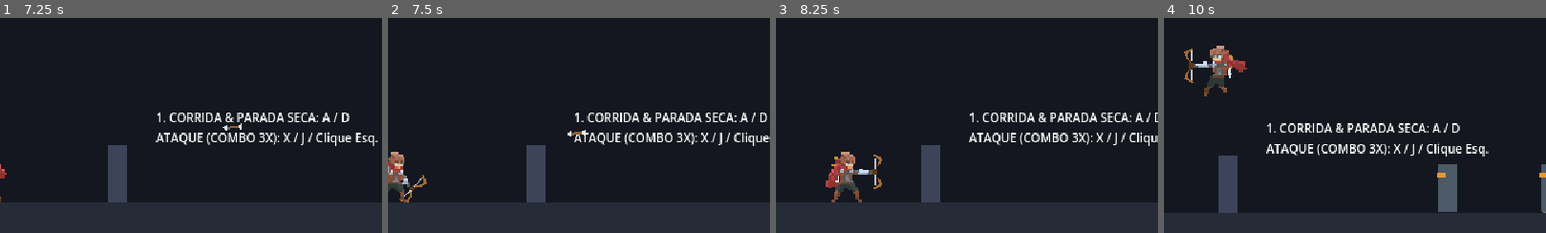
Above: before the commit, frames 1-4 (left to right).
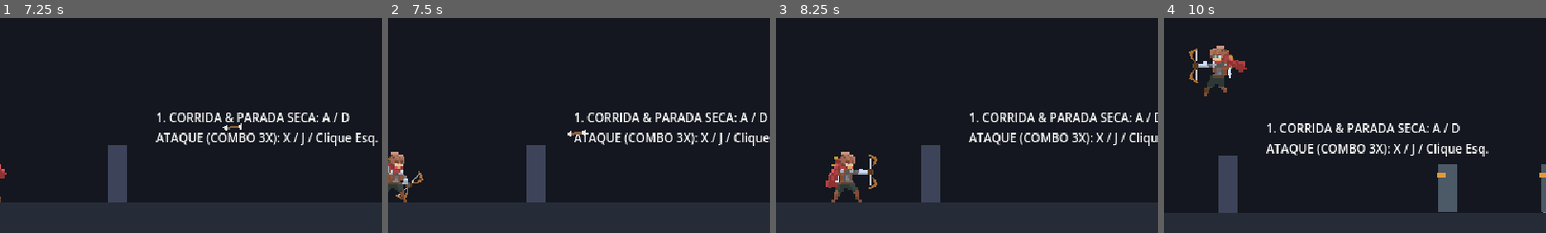
Above: after the commit, the same moments.

Repository: Theadrill/Godot-Roguelike-Prototype
Game: Godot game, scene res://src/world/movement_gym.tscn
The game is run twice, just before and just after one commit, with the same random seed, the same clock (stepped at 60 frames per second) and the same inputs.
Inputs (mouse positions are % of the whole screen's width and height, from its top left):
- Up to frame 1 (7.25 s): tap A (move_left) at 0.5, 1.25, 2, 3.5, 4.25 s; move the mouse to (72, 45) at 0.52 s; press the mouse at (72, 45) at 0.53 s; hold D (move_right) 0.53-2.03 s; tap Space (jump) at 0.77, 1.52, 3.02, 3.77, 4.52, 6.02, 6.77 s; move the mouse to (30, 55) at 1.27 s; release the mouse at (30, 55) at 1.28 s; right-click (30, 55) at 1.35 s; move the mouse to (60, 28) at 2.02 s; hold A (move_left) 2.03-2.78 s; hold Q (heal) 2.03-2.78 s; move the mouse to (45, 70) at 2.77 s; hold D (move_right) 2.78-4.28 s; tap E (interact) at 2.85 s; click (45, 70) at 2.92 s; move the mouse to (80, 65) at 3.52 s; hold Keypad 2 (look_down) 3.53-4.28 s; move the mouse to (20, 35) at 4.27 s; hold A (move_left) 4.28-5.03 s; tap Keypad 4 (look_left) at 4.35 s; move the mouse to (55, 50) at 5.02 s; hold D (move_right) 5.03-5.78 s; tap Keypad 6 (look_right) at 5.1 s; click (55, 50) at 5.17 s; move the mouse to (35, 25) at 5.77 s; hold A (move_left) from 5.78 s (still down); tap Keypad 8 (look_up) at 5.85 s; move the mouse to (72, 45) at 6.52 s; hold Shift (roll) from 6.53 s (still down)
- Up to frame 2 (7.5 s): move the mouse to (30, 55) at 7.27 s; release A (move_left) at 7.28 s; release Shift (roll) at 7.28 s; hold D (move_right) from 7.28 s (still down); tap 1 (swap_weapon) at 7.35 s; click (30, 55) at 7.42 s
- Up to frame 3 (8.25 s): keep holding D (move_right); tap Space (jump) at 7.52 s; move the mouse to (60, 28) at 8.02 s; tap J at 8.1 s
- Up to frame 4 (10 s): move the mouse to (45, 70) at 8.77 s; tap K at 8.85 s; tap Space (jump) at 9.02, 9.77 s; move the mouse to (80, 65) at 9.52 s; release D (move_right) at 9.53 s; hold A (move_left) from 9.53 s (still down); tap L at 9.6 s; click (80, 65) at 9.67 s
The pictures show only the part of the screen within x 44-94%, y 23-73%; the shares and areas given below are measured in that part.

Frame 1 is identical in both runs. In frame 2, 0.3% of the frame differs, in the area x 2-11%, y 71-86%; in frame 3, 0.3%, in the area x 24-28%, y 63-80%; in frame 4, 0.3%.

Commit message:
fix(combat): respect weapon socket profile rotations and offsets in RangedAttackState

Diff:
--- a/src/entities/player/states/ranged_attack_state.gd
+++ b/src/entities/player/states/ranged_attack_state.gd
@@ -26,7 +26,7 @@
 		return
 
 	var is_spell: bool = player.weapon.weapon_category == WeaponData.WeaponCategory.RANGED_SPELL
-	if not is_spell and player._main_weapon_instance:
+	if not is_spell and player._main_weapon_instance and player.weapon.get_socket_profile() == null:
 		player._main_weapon_instance.position = player.weapon.attack_visual_offset
 		player._main_weapon_instance.rotation_degrees = player.weapon.attack_visual_rotation_degrees
 	_charge_base_weapon_scale = player._main_weapon_instance.scale if player._main_weapon_instance else Vector2.ONE
@@ -139,7 +139,7 @@
 						player.player_sprite.frame = draw_frame
 						player._update_weapon_socket_for_frame(_bow_anim_name, draw_frame)
 			else:
-				if player.main_hand_socket:
+				if player.main_hand_socket and player.weapon.get_socket_profile() == null:
 					player.main_hand_socket.rotation_degrees = jitter
 
 			# Energizing glow & particle FX controlled by WeaponData's EnergizeProfile
@@ -286,7 +286,7 @@
 
 	# Player ranged shots always fire straight horizontally
 	var shoot_dir := Vector2(float(player.facing_direction), 0.0)
-	if player.main_hand_socket and not is_spell and not is_bow:
+	if player.main_hand_socket and not is_spell and not is_bow and weapon.get_socket_profile() == null:
 		player.main_hand_socket.rotation_degrees = 0.0
 
 	# Calculate speed and damage scaled by charge ratio
